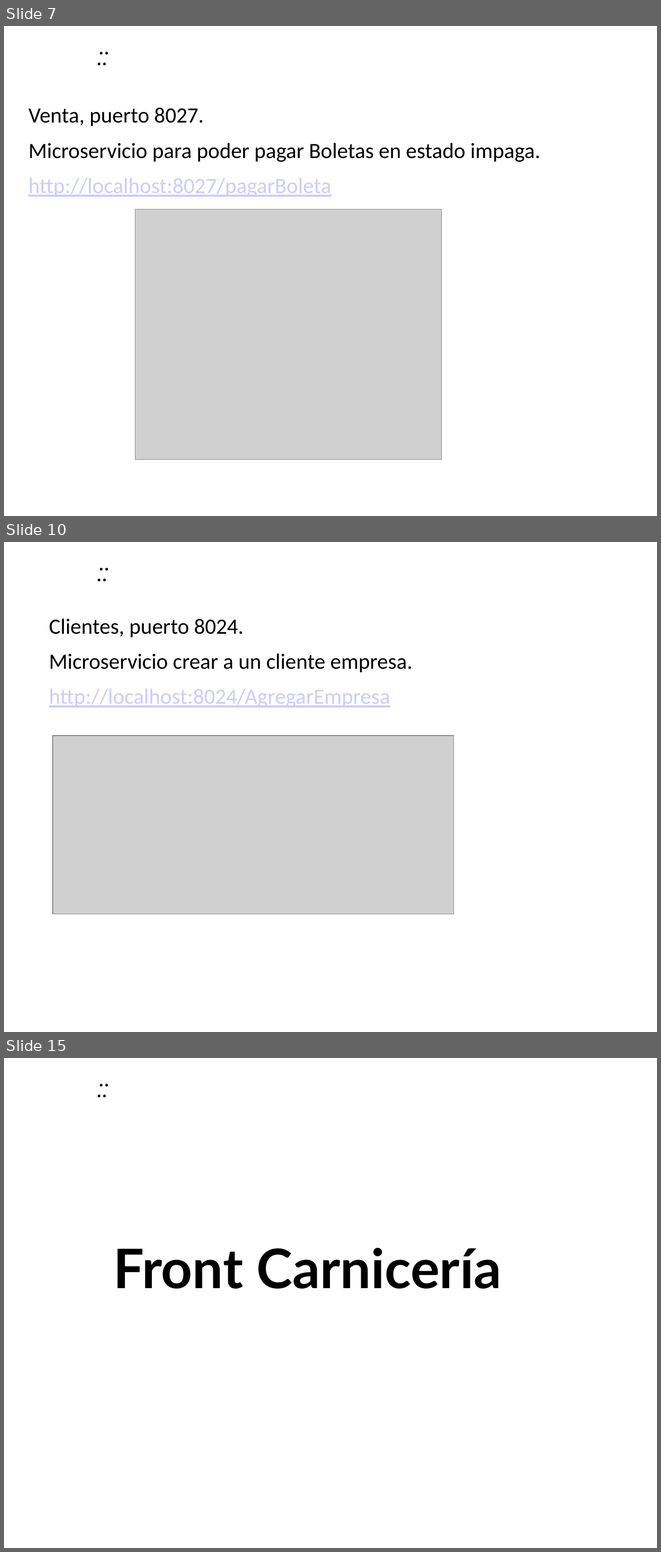
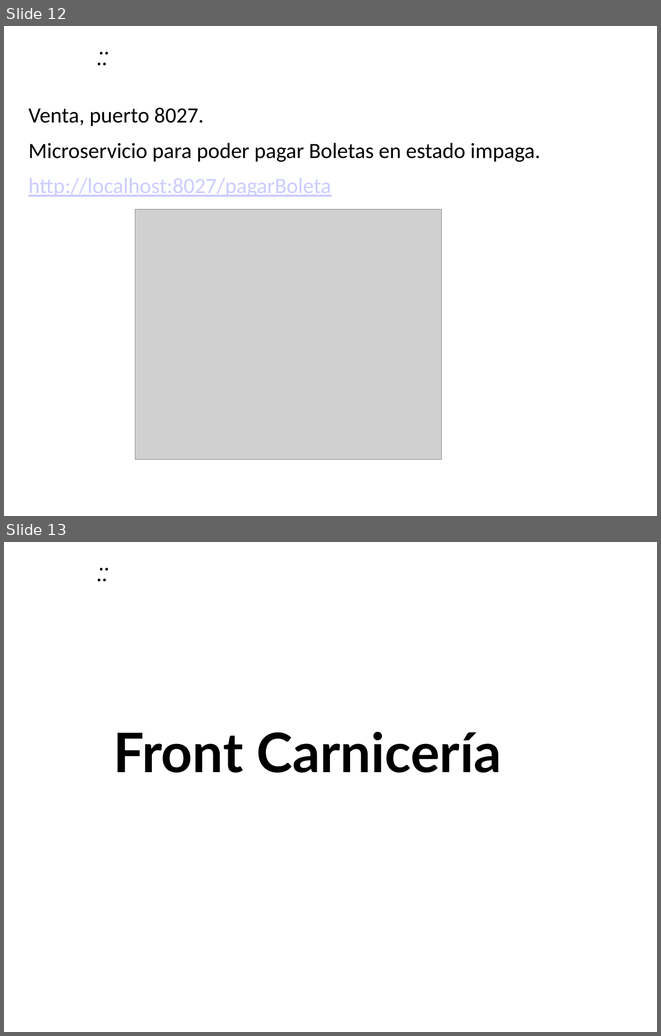
Before and after one commit to ManuelMarinRodriguez/TiaCarmen, a slide deck: Scripts y Documentación/Presentación Producto.pptx. Shown one above the other, each under a label of ours: slides 7, 10 and 15 before the commit, slides 12 and 13 after it; the slides between them are not shown. The pictures are 661x1552 and 661x1036 pixels, drawn with LibreOffice and Linux fonts; fonts in the diff are those of the drawing; grey boxes stand for pictures; background and template pictures are left out. Boxes give left, top, right and bottom in pixels: in the first picture for what was removed or moved away, otherwise in the second. Text is boxed around its words. In the diff, an @@ line names an element or a change of style, - is before the commit and + after.

```diff
--- a/Scripts y Documentación/Presentación Producto.pptx
+++ b/Scripts y Documentación/Presentación Producto.pptx
@@ slide 10 removed at [4, 542, 657, 1032], background picture (left out); not listed: 1 template element that a slide beside it also shows @@
@@ text removed at [49, 618, 413, 707] @@
-Clientes, puerto 8024.
-Microservicio crear a un cliente empresa.
-http://localhost:8024/AgregarEmpresa
@@ picture removed at [53, 735, 454, 914] @@
@@ what was slide 7 is now slide 12 @@
@@ what was slide 15 is now slide 13 @@
```
Also in this commit, not shown: 1 slide changed, 6 slides added, 6 other slides removed.
